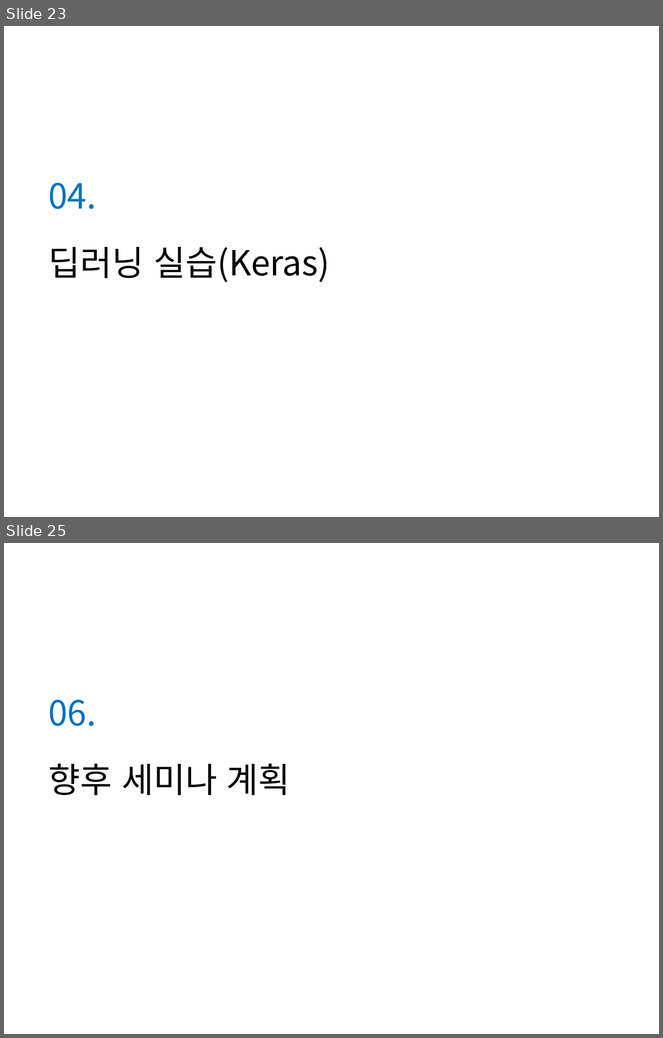
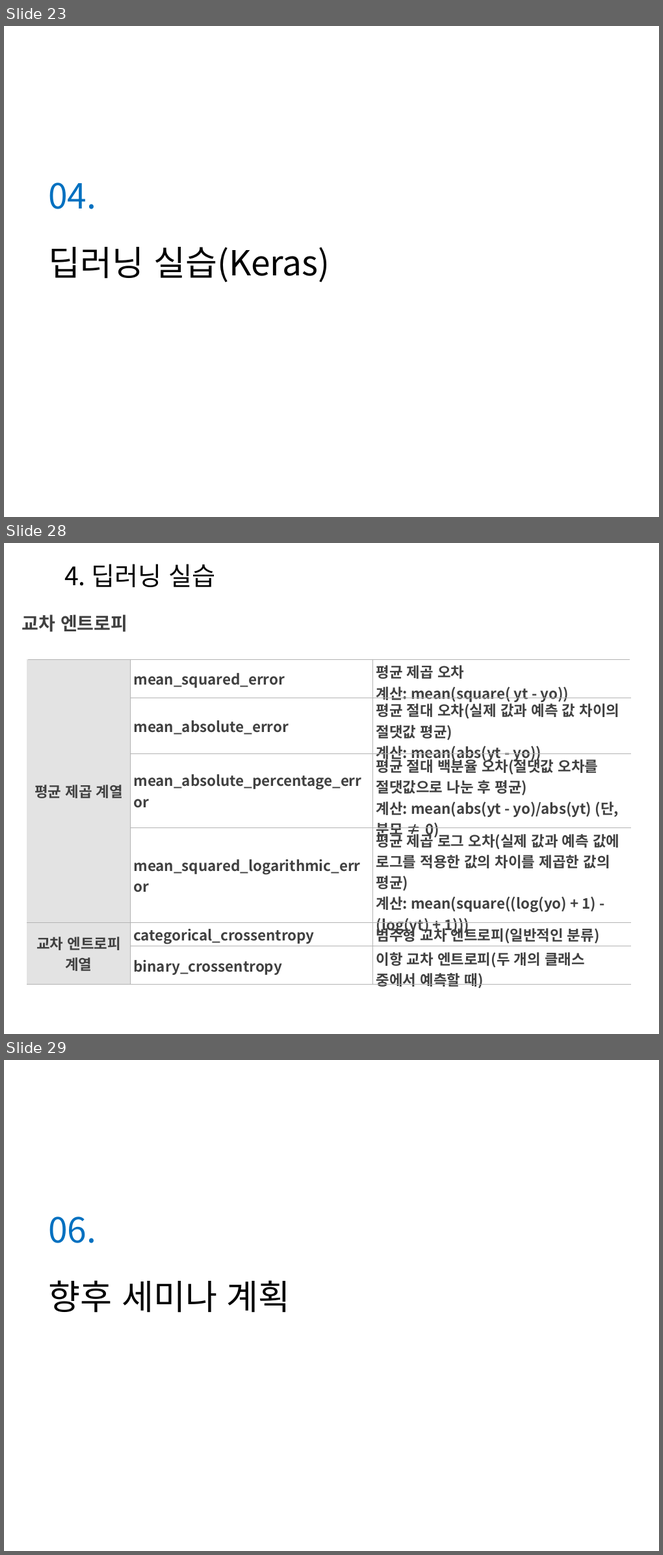
Before and after one commit to Heechul90/Deep_Learning, a slide deck: Study/정리/Deep Learning02.pptx. Shown one above the other, each under a label of ours: slides 23 and 25 before the commit, slides 23, 28 and 29 after it; the slides between them are not shown. The pictures are 663x1038 and 663x1555 pixels, drawn with LibreOffice and Linux fonts; fonts in the diff are those of the drawing; background and template pictures are left out. Boxes give left, top, right and bottom in pixels: in the first picture for what was removed or moved away, otherwise in the second. Text is boxed around its words. In the diff, an @@ line names an element or a change of style, - is before the commit and + after.

Commit message:
딥러닝 학습

```diff
--- a/Study/정리/Deep Learning02.pptx
+++ b/Study/정리/Deep Learning02.pptx
@@ slide 28 added at bbox=[4, 543, 659, 1034], background picture (left out) @@
@@ text added at bbox=[64, 564, 216, 587], 28 pt, text #000000 @@
+4. 딥러닝 실습
@@ text added at bbox=[22, 615, 128, 632], 20 pt, text #404040, bold @@
+교차 엔트로피
@@ table added at bbox=[27, 659, 631, 991], 6 rows, 3 columns @@
+평균 제곱 계열 | mean_squared_error | 평균 제곱 오차 / 계산: mean(square( yt - yo))
+ | mean_absolute_error | 평균 절대 오차(실제 값과 예측 값 차이의 절댓값 평균) / 계산: mean(abs(yt - yo))
+ | mean_absolute_percentage_error | 평균 절대 백분율 오차(절댓값 오차를 절댓값으로 나눈 후 평균) / 계산: mean(abs(yt - yo)/abs(yt) (단, 분모 ≠ 0)
+ | mean_squared_logarithmic_error | 평균 제곱 로그 오차(실제 값과 예측 값에 로그를 적용한 값의 차이를 제곱한 값의 평균) / 계산: mean(square((log(yo) + 1) - (log(yt) + 1)))
+교차 엔트로피 계열 | categorical_crossentropy | 범주형 교차 엔트로피(일반적인 분류)
+ | binary_crossentropy | 이항 교차 엔트로피(두 개의 클래스 중에서 예측할 때)
@@ what was slide 25 is now slide 29 @@
```
Also in this commit, not shown: 1 slide changed, 4 other slides added, 1 slide removed, 1 other file.
